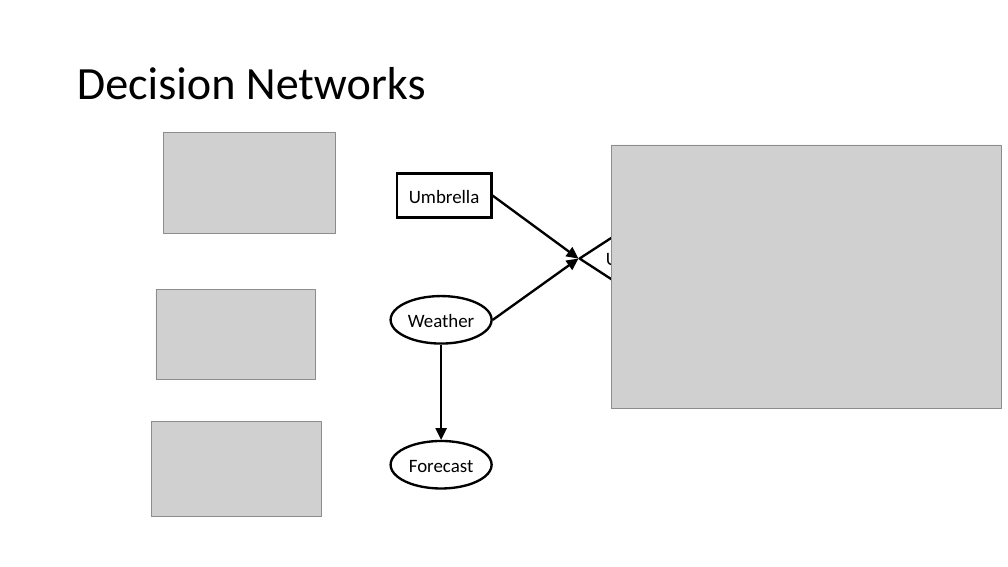
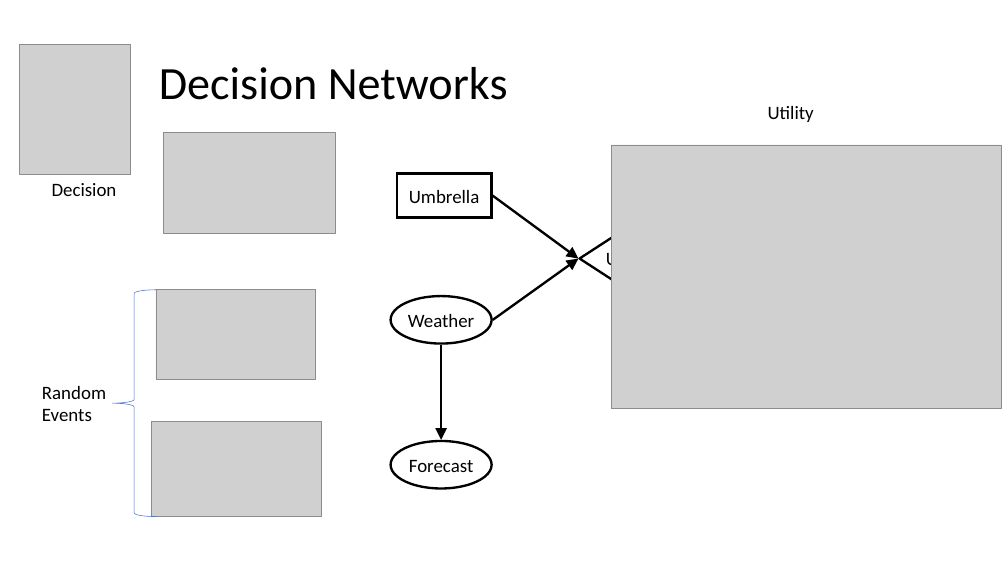
Before and after one commit to mhahsler/CS7320-AI, a slide deck: slide 9 of slides/16_decision_making.pptx. Drawn at 1008x567 pixels with LibreOffice and Linux fonts; fonts in the diff are those of the drawing; grey boxes stand for pictures. Boxes give left, top, right and bottom in pixels: in the first picture for what was removed or moved away, otherwise in the second. Text is boxed around its words. In the diff, an @@ line names an element or a change of style, - is before the commit and + after.

```diff
--- a/slides/16_decision_making.pptx
+++ b/slides/16_decision_making.pptx
@@ picture added at (x1=20, y1=45, x2=130, y2=174) @@
@@ title "Decision Networks" moved from (x1=77, y1=67, x2=426, y2=100) to (x1=159, y1=67, x2=508, y2=100) @@
@@ text added at (x1=768, y1=106, x2=814, y2=122), 18 pt, text #000000 @@
+Utility
@@ text added at (x1=52, y1=183, x2=117, y2=196), 18 pt, text #000000 @@
+Decision
@@ left brace added at (x1=112, y1=290, x2=156, y2=516), outline #4472C4 0.5 pt @@
@@ text added at (x1=42, y1=386, x2=106, y2=421), 18 pt, text #000000 @@
+Random
+Events
```
Also in this commit, not shown: 8 other slides changed, 1 slide added, 1 slide removed, 1 other file.
